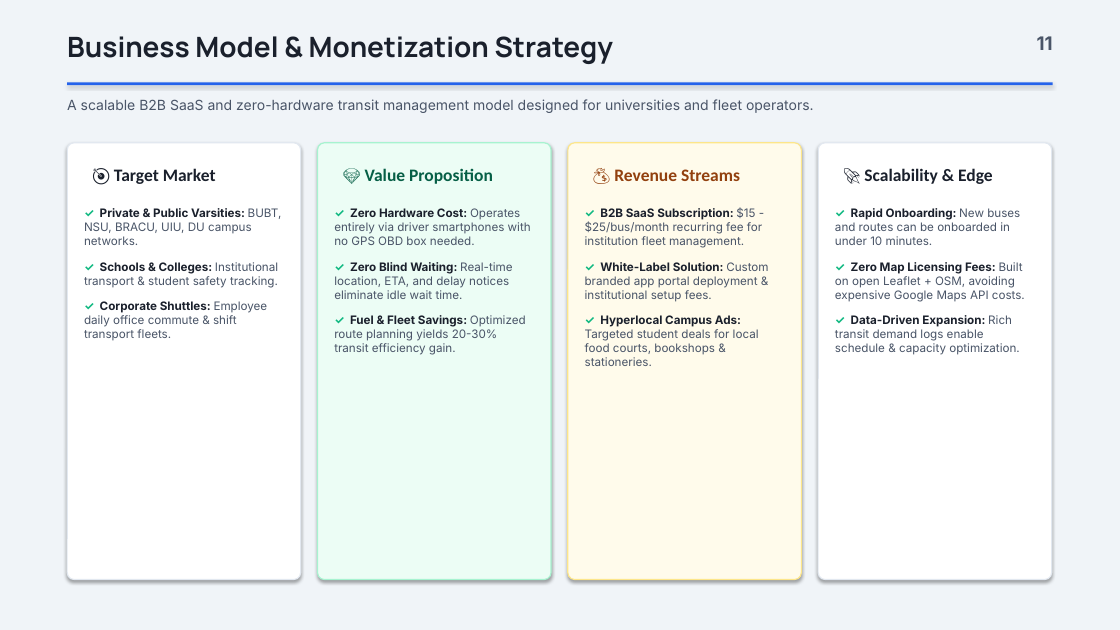
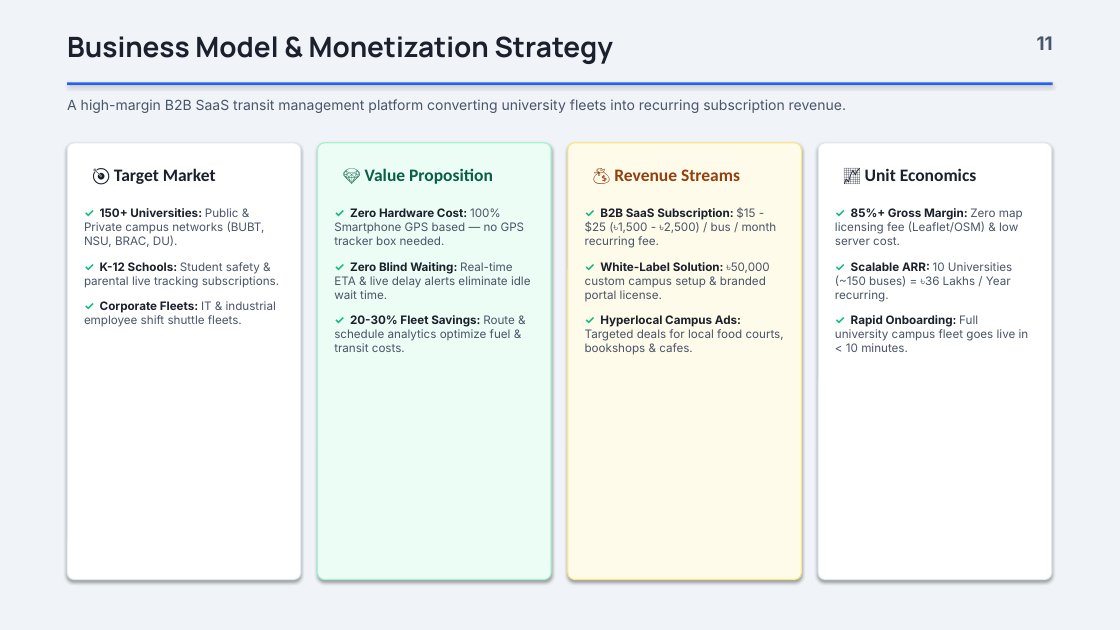
Before and after one commit to ArifKhan18/smart-campus-bus, a slide deck: slide 11 of Smart_Campus_Bus_Tracking_System.pptx. Drawn at 1120x630 pixels with LibreOffice and Linux fonts; fonts in the diff are those of the drawing. Boxes give left, top, right and bottom in pixels: in the first picture for what was removed or moved away, otherwise in the second. Text is boxed around its words. In the diff, an @@ line names an element or a change of style, - is before the commit and + after.

Commit message:
Finalize high-margin B2B SaaS Business Model slide in slides.html and PPTX

```diff
--- a/Smart_Campus_Bus_Tracking_System.pptx
+++ b/Smart_Campus_Bus_Tracking_System.pptx
@@ text at <box>67,99,846,113</box>: text changed @@
-A scalable B2B SaaS and zero-hardware transit management model designed for universities and fleet operators.
+A high-margin B2B SaaS transit management platform converting university fleets into recurring subscription revenue.
@@ text at <box>865,168,977,181</box>: text changed @@
-🚀 Scalability & Edge
+📈 Unit Economics
@@ text at <box>84,208,279,327</box>: text changed @@
-✓ Private & Public Varsities: BUBT, NSU, BRACU, UIU, DU campus networks.
-✓ Schools & Colleges: Institutional transport & student safety tracking.
-✓ Corporate Shuttles: Employee daily office commute & shift transport fleets.
+✓ 150+ Universities: Public & Private campus networks (BUBT, NSU, BRAC, DU).
+✓ K-12 Schools: Student safety & parental live tracking subscriptions.
+✓ Corporate Fleets: IT & industrial employee shift shuttle fleets.
@@ text at <box>334,208,531,352</box>: text changed @@
-✓ Zero Hardware Cost: Operates entirely via driver smartphones with no GPS OBD box needed.
-✓ Zero Blind Waiting: Real-time location, ETA, and delay notices eliminate idle wait time.
-✓ Fuel & Fleet Savings: Optimized route planning yields 20-30% transit efficiency gain.
+✓ Zero Hardware Cost: 100% Smartphone GPS based — no GPS tracker box needed.
+✓ Zero Blind Waiting: Real-time ETA & live delay alerts eliminate idle wait time.
+✓ 20-30% Fleet Savings: Route & schedule analytics optimize fuel & transit costs.
@@ text at <box>585,207,784,355</box>: text changed @@
-✓ B2B SaaS Subscription: $15 - $25/bus/month recurring fee for institution fleet management.
-✓ White-Label Solution: Custom branded app portal deployment & institutional setup fees.
-✓ Hyperlocal Campus Ads: Targeted student deals for local food courts, bookshops & stationeries.
+✓ B2B SaaS Subscription: $15 - $25 (৳1,500 - ৳2,500) / bus / month recurring fee.
+✓ White-Label Solution: ৳50,000 custom campus setup & branded portal license.
+✓ Hyperlocal Campus Ads: Targeted deals for local food courts, bookshops & cafes.
@@ text at <box>835,208,1029,352</box>: text changed @@
-✓ Rapid Onboarding: New buses and routes can be onboarded in under 10 minutes.
-✓ Zero Map Licensing Fees: Built on open Leaflet + OSM, avoiding expensive Google Maps API costs.
-✓ Data-Driven Expansion: Rich transit demand logs enable schedule & capacity optimization.
+✓ 85%+ Gross Margin: Zero map licensing fee (Leaflet/OSM) & low server cost.
+✓ Scalable ARR: 10 Universities (~150 buses) = ৳36 Lakhs / Year recurring.
+✓ Rapid Onboarding: Full university campus fleet goes live in < 10 minutes.
```
Also in this commit, not shown: 2 other files.
